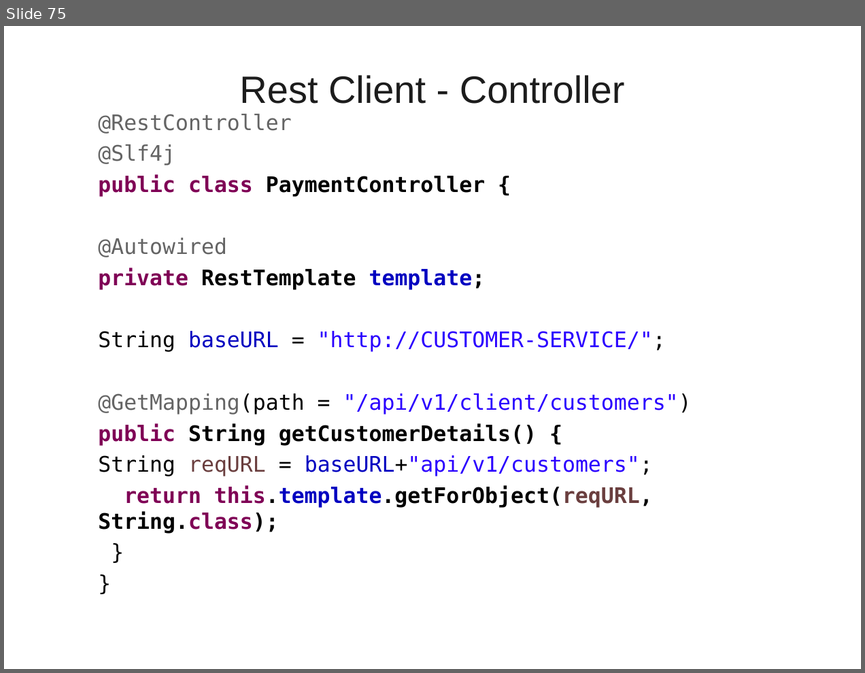
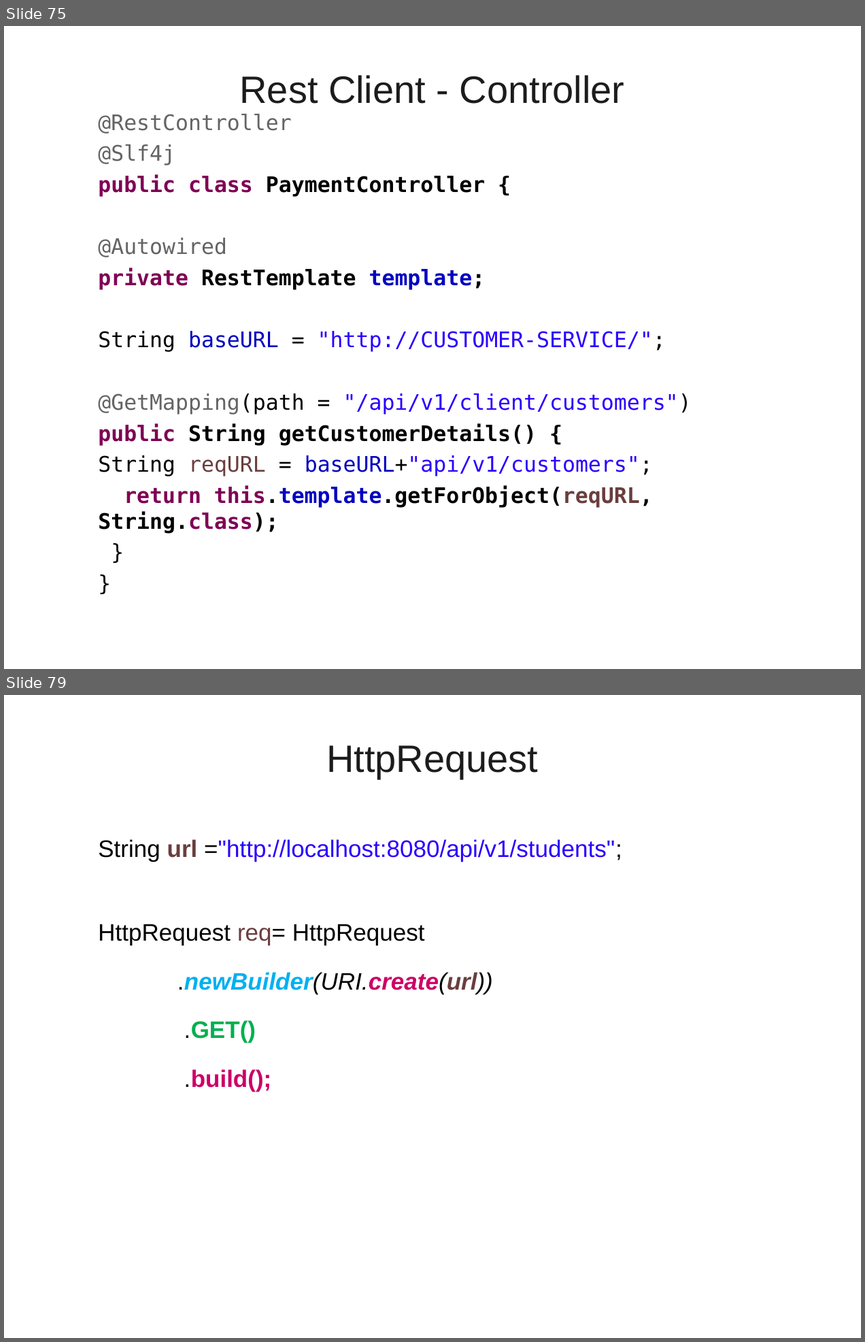
Before and after one commit to vatsanTraining/training_aug_2023, a slide deck: Spring_Aop.ppt. Shown one above the other, each under a label of ours: slide 75 before the commit, slides 75 and 79 after it; the slides between them are not shown. The pictures are 865x673 and 865x1342 pixels, drawn with LibreOffice and Linux fonts; fonts in the diff are those of the drawing; background and template pictures are left out. Boxes give left, top, right and bottom in pixels: in the first picture for what was removed or moved away, otherwise in the second. Text is boxed around its words. In the diff, an @@ line names an element or a change of style, - is before the commit and + after.

```diff
--- a/Spring_Aop.ppt
+++ b/Spring_Aop.ppt
@@ slide 79 added at <box>4,695,861,1338</box>, background picture (left out) @@
@@ title added at <box>326,745,538,779</box>, 32 pt, text #1C1C1C @@
+HttpRequest
@@ text added at <box>98,839,622,1091</box>, 20 pt, text #000000 @@
+  String url ="http://localhost:8080/api/v1/students";
+  HttpRequest req= HttpRequest
+  .newBuilder(URI.create(url))
+  .GET()
+  .build();
```
Also in this commit, not shown: 5 other slides added.
